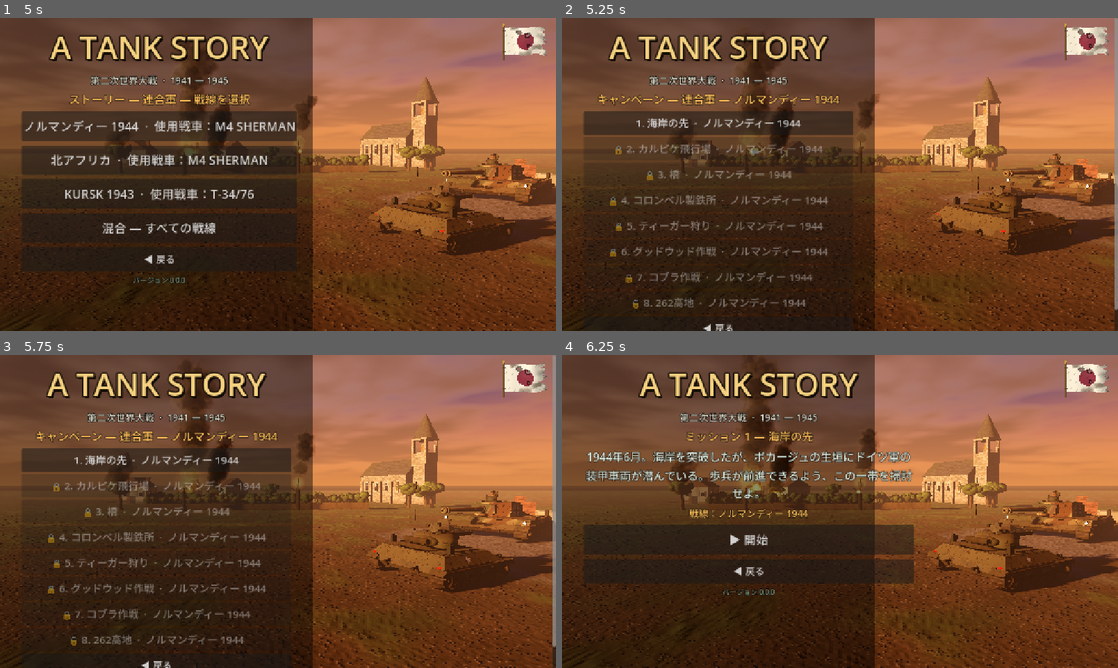
Above: before the commit, frames 1-4 (two rows, left to right).
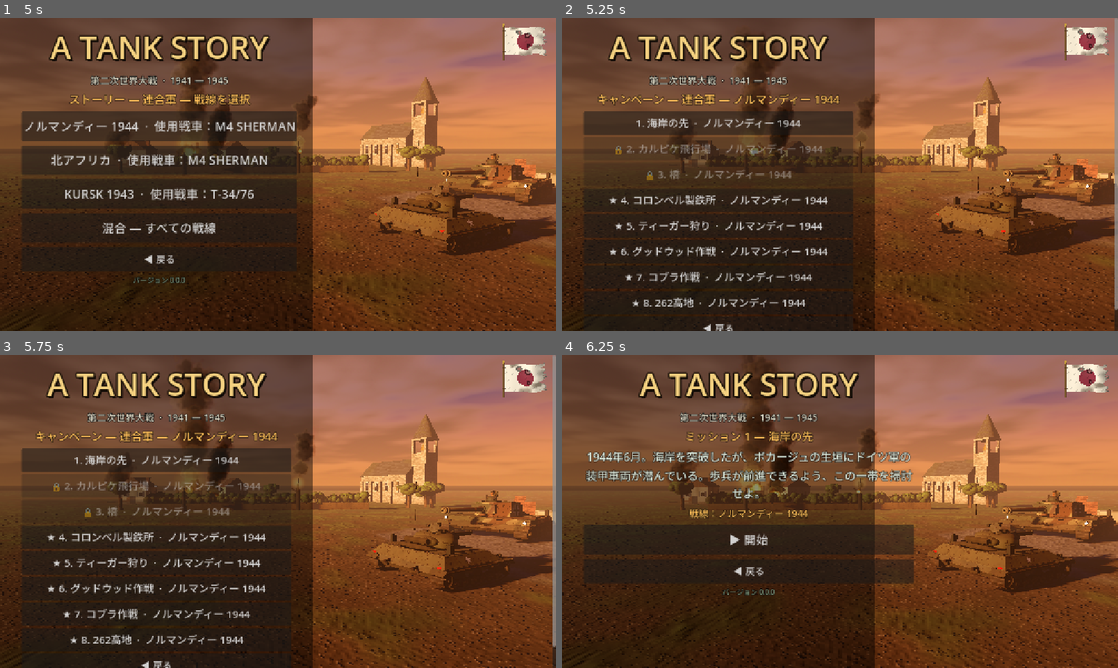
Above: after the commit, the same moments.

Repository: pabloprietorecio-afk/Tank-Ahead
Game: Godot game, scene res://levels/main_menu.tscn
Same seed, same stepped clock (60 frames per second), same inputs: the game is played once before the commit and once after it. Sound files missing from this copy of the repository are replaced by a short silence.
Inputs (mouse positions are in pixels of both pictures, inside the frame that each line leads up to):
- Up to frame 1 (5 s): click (522, 43) at 0.52 s; click (522, 43) at 1.27 s; click (522, 43) at 2.02 s; move the mouse to (400, 158) at 2.77 s; click (400, 158) at 2.92 s; click "ストーリー — ミッション付きキャンペーン" at 3.5 s; click "連合軍 — アメリカ、イギリス、ソビエト連邦" at 4.25 s
- Up to frame 2 (5.25 s): click "ノルマンディー 1944 · 使用戦車：M4 SHERMAN" at 5 s
- Up to frame 3 (5.75 s): no input
- Up to frame 4 (6.25 s): click "1. 海岸の先 · ノルマンディー 1944" at 5.75 s

Frame 1 is identical in both runs. In frame 2, 1.7% of the frame differs, in the area x 8-48%, y 56-93%; in frame 3, 1.7%; in frame 4, nothing differs.

Commit message:
Nivel premium: 3 misiones gratis por frente, pantalla premium y traducciones
Co-Authored-By: Claude Sonnet 5.5 <noreply@anthropic.com>
Claude-Session: https://claude.ai/code/session_01Fzr3mWNLsQEr98YeNPaeBC

Diff:
--- a/core/game_session.gd
+++ b/core/game_session.gd
@@ -43,6 +43,11 @@
 static func current_mission() -> Dictionary:
 	var list: Array[Dictionary] = missions()
 	return list[clampi(mission_index, 0, list.size() - 1)]
+
+
+## ¿La misión exige premium y aún no se tiene?
+static func mission_locked(index: int) -> bool:
+	return Premium.mission_locked(missions(), index)
 
 
 static func _campaign_key() -> String:
--- a/core/i18n/english_table.gd
+++ b/core/i18n/english_table.gd
@@ -435,6 +435,12 @@
 	"Tigre Real: el tanque más pesado del frente occidental.": "King Tiger: the heaviest tank on the Western Front.",
 	"Tigre Real: el tanque más pesado que entró en combate en el frente occidental, con un 88 mm larguísimo. Se fabricaron menos de 500 desde 1944.": "King Tiger: the heaviest tank to see combat on the Western Front, with a very long 88 mm gun. Fewer than 500 were built from 1944.",
 	"RADIO": "RADIO",
+	"NIVEL PREMIUM": "PREMIUM TIER",
+	"Las tres primeras misiones de cada frente son gratuitas. Hazte Premium para jugar el resto de la campaña.": "The first three missions of each front are free. Go Premium to play the rest of the campaign.",
+	"HAZTE PREMIUM": "GO PREMIUM",
+	"RESTAURAR COMPRA": "RESTORE PURCHASE",
+	"Las compras no están disponibles todavía en esta versión.": "Purchases are not available yet in this version.",
+	"SIGUIENTE MISIÓN (PREMIUM)": "NEXT MISSION (PREMIUM)",
 }
 
 ## Mismo texto en español con otro sentido: contexto → {texto: inglés}.
--- a/core/i18n/french_table.gd
+++ b/core/i18n/french_table.gd
@@ -437,6 +437,12 @@
 	"NORMAL": "NORMAL",
 	"INFERNO": "ENFER",
 	"RADIO": "RADIO",
+	"NIVEL PREMIUM": "NIVEAU PREMIUM",
+	"Las tres primeras misiones de cada frente son gratuitas. Hazte Premium para jugar el resto de la campaña.": "Les trois premières missions de chaque front sont gratuites. Passez en Premium pour jouer le reste de la campagne.",
+	"HAZTE PREMIUM": "PASSER EN PREMIUM",
+	"RESTAURAR COMPRA": "RESTAURER L'ACHAT",
+	"Las compras no están disponibles todavía en esta versión.": "Les achats ne sont pas encore disponibles dans cette version.",
+	"SIGUIENTE MISIÓN (PREMIUM)": "MISSION SUIVANTE (PREMIUM)",
 }
 
 ## Textos que en español se repiten con otro sentido (ver Loc.tc).
--- a/core/i18n/german_table.gd
+++ b/core/i18n/german_table.gd
@@ -437,6 +437,12 @@
 	"NORMAL": "NORMAL",
 	"INFERNO": "HÖLLE",
 	"RADIO": "FUNK",
+	"NIVEL PREMIUM": "PREMIUM-STUFE",
+	"Las tres primeras misiones de cada frente son gratuitas. Hazte Premium para jugar el resto de la campaña.": "Die ersten drei Missionen jeder Front sind kostenlos. Mit Premium spielst du den Rest der Kampagne.",
+	"HAZTE PREMIUM": "PREMIUM HOLEN",
+	"RESTAURAR COMPRA": "KAUF WIEDERHERSTELLEN",
+	"Las compras no están disponibles todavía en esta versión.": "Käufe sind in dieser Version noch nicht verfügbar.",
+	"SIGUIENTE MISIÓN (PREMIUM)": "NÄCHSTE MISSION (PREMIUM)",
 }
 
 ## Textos que en español se repiten con otro sentido (ver Loc.tc).
--- a/core/i18n/hindi_table.gd
+++ b/core/i18n/hindi_table.gd
@@ -437,6 +437,12 @@
 	"NORMAL": "सामान्य",
 	"INFERNO": "नर्क",
 	"RADIO": "रेडियो",
+	"NIVEL PREMIUM": "प्रीमियम स्तर",
+	"Las tres primeras misiones de cada frente son gratuitas. Hazte Premium para jugar el resto de la campaña.": "हर मोर्चे के पहले तीन मिशन मुफ़्त हैं। बाकी अभियान खेलने के लिए प्रीमियम लें।",
+	"HAZTE PREMIUM": "प्रीमियम लें",
+	"RESTAURAR COMPRA": "खरीद बहाल करें",
+	"Las compras no están disponibles todavía en esta versión.": "इस संस्करण में खरीदारी अभी उपलब्ध नहीं है।",
+	"SIGUIENTE MISIÓN (PREMIUM)": "अगला मिशन (प्रीमियम)",
 }
 
 ## Textos que en español se repiten con otro sentido (ver Loc.tc).
--- a/core/i18n/indonesian_table.gd
+++ b/core/i18n/indonesian_table.gd
@@ -437,6 +437,12 @@
 	"NORMAL": "NORMAL",
 	"INFERNO": "NERAKA",
 	"RADIO": "RADIO",
+	"NIVEL PREMIUM": "TINGKAT PREMIUM",
+	"Las tres primeras misiones de cada frente son gratuitas. Hazte Premium para jugar el resto de la campaña.": "Tiga misi pertama di setiap front gratis. Jadilah Premium untuk memainkan sisa kampanye.",
+	"HAZTE PREMIUM": "JADI PREMIUM",
+	"RESTAURAR COMPRA": "PULIHKAN PEMBELIAN",
+	"Las compras no están disponibles todavía en esta versión.": "Pembelian belum tersedia di versi ini.",
+	"SIGUIENTE MISIÓN (PREMIUM)": "MISI BERIKUTNYA (PREMIUM)",
 }
 
 ## Textos que en español se repiten con otro sentido (ver Loc.tc).
--- a/core/i18n/italian_table.gd
+++ b/core/i18n/italian_table.gd
@@ -437,6 +437,12 @@
 	"NORMAL": "NORMALE",
 	"INFERNO": "INFERNO",
 	"RADIO": "RADIO",
+	"NIVEL PREMIUM": "LIVELLO PREMIUM",
+	"Las tres primeras misiones de cada frente son gratuitas. Hazte Premium para jugar el resto de la campaña.": "Le prime tre missioni di ogni fronte sono gratuite. Passa a Premium per giocare il resto della campagna.",
+	"HAZTE PREMIUM": "PASSA A PREMIUM",
+	"RESTAURAR COMPRA": "RIPRISTINA ACQUISTO",
+	"Las compras no están disponibles todavía en esta versión.": "Gli acquisti non sono ancora disponibili in questa versione.",
+	"SIGUIENTE MISIÓN (PREMIUM)": "MISSIONE SUCCESSIVA (PREMIUM)",
 }
 
 ## Textos que en español se repiten con otro sentido (ver Loc.tc).
--- a/core/i18n/japanese_table.gd
+++ b/core/i18n/japanese_table.gd
@@ -437,6 +437,12 @@
 	"NORMAL": "通常",
 	"INFERNO": "地獄",
 	"RADIO": "無線",
+	"NIVEL PREMIUM": "プレミアム",
+	"Las tres primeras misiones de cada frente son gratuitas. Hazte Premium para jugar el resto de la campaña.": "各戦線の最初の3ミッションは無料です。プレミアムにすると、キャンペーンの残りをプレイできます。",
+	"HAZTE PREMIUM": "プレミアムにする",
+	"RESTAURAR COMPRA": "プレミアムを再確認",
+	"Las compras no están disponibles todavía en esta versión.": "このバージョンでは、まだプレミアムを利用できません。",
+	"SIGUIENTE MISIÓN (PREMIUM)": "次のミッション(プレミアム)",
 }
 
 ## Textos que en español se repiten con otro sentido (ver Loc.tc).
--- a/core/i18n/portuguese_table.gd
+++ b/core/i18n/portuguese_table.gd
@@ -437,6 +437,12 @@
 	"NORMAL": "NORMAL",
 	"INFERNO": "INFERNO",
 	"RADIO": "RÁDIO",
+	"NIVEL PREMIUM": "NÍVEL PREMIUM",
+	"Las tres primeras misiones de cada frente son gratuitas. Hazte Premium para jugar el resto de la campaña.": "As três primeiras missões de cada frente são gratuitas. Seja Premium para jogar o resto da campanha.",
+	"HAZTE PREMIUM": "SEJA PREMIUM",
+	"RESTAURAR COMPRA": "RESTAURAR COMPRA",
+	"Las compras no están disponibles todavía en esta versión.": "As compras ainda não estão disponíveis nesta versão.",
+	"SIGUIENTE MISIÓN (PREMIUM)": "PRÓXIMA MISSÃO (PREMIUM)",
 }
 
 ## Textos que en español se repiten con otro sentido (ver Loc.tc).
--- a/core/i18n/russian_table.gd
+++ b/core/i18n/russian_table.gd
@@ -437,6 +437,12 @@
 	"NORMAL": "ОБЫЧНО",
 	"INFERNO": "АД",
 	"RADIO": "РАЦИЯ",
+	"NIVEL PREMIUM": "УРОВЕНЬ PREMIUM",
+	"Las tres primeras misiones de cada frente son gratuitas. Hazte Premium para jugar el resto de la campaña.": "Первые три миссии каждого фронта бесплатны. Оформите Premium, чтобы пройти остальную кампанию.",
+	"HAZTE PREMIUM": "ПОЛУЧИТЬ PREMIUM",
+	"RESTAURAR COMPRA": "ВОССТАНОВИТЬ ПОКУПКУ",
+	"Las compras no están disponibles todavía en esta versión.": "Покупки в этой версии пока недоступны.",
+	"SIGUIENTE MISIÓN (PREMIUM)": "СЛЕДУЮЩАЯ МИССИЯ (PREMIUM)",
 }
 
 ## Textos que en español se repiten con otro sentido (ver Loc.tc).
--- /dev/null
+++ b/core/premium.gd
@@ -0,0 +1,51 @@
+class_name Premium
+extends RefCounted
+## Nivel premium. En el modo historia, las tres primeras misiones de cada frente son gratuitas
+## y el resto exige premium. Supervivencia, captura la bandera, tutorial y fichas históricas
+## siguen libres. En la mezcla cuenta el frente de cada misión (3 + 3 + 3 gratuitas de 24).
+##
+## La compra real (Google Play Billing) todavía no está conectada: cuando lo esté, debe llamar a
+## set_premium(true) al confirmar la compra y volver a consultar las compras al abrir el juego
+## (set_premium(false) si ya no consta), porque este valor guardado solo es una caché.
+
+const FREE_MISSIONS_PER_FRONT: int = 3
+## Interruptor general: con false todo el juego queda abierto.
+const PAYWALL_ENABLED: bool = true
+const PATH: String = "user://premium.cfg"
+
+
+static func is_premium() -> bool:
+	var cfg := ConfigFile.new()
+	cfg.load(PATH)
+	return cfg.get_value("premium", "active", false)
+
+
+static func set_premium(active: bool) -> void:
+	var cfg := ConfigFile.new()
+	cfg.load(PATH)
+	cfg.set_value("premium", "active", active)
+	cfg.save(PATH)
+
+
+## ¿Se pueden comprar ya? (Pendiente de conectar con Google Play Billing.)
+static func billing_available() -> bool:
+	return false
+
+
+## Solo en compilaciones de depuración (APK de pruebas): permite probar el flujo sin comprar.
+static func debug_toggle_available() -> bool:
+	return OS.is_debug_build()
+
+
+## ¿La misión es de las gratuitas? Cuenta cuántas misiones del mismo frente van antes en la lista.
+static func mission_is_free(missions: Array[Dictionary], index: int) -> bool:
+	var front: int = missions[index]["front"]
+	var before: int = 0
+	for i in index:
+		if missions[i]["front"] == front:
+			before += 1
+	return before < FREE_MISSIONS_PER_FRONT
+
+
+static func mission_locked(missions: Array[Dictionary], index: int) -> bool:
+	return PAYWALL_ENABLED and not mission_is_free(missions, index) and not is_premium()
--- a/levels/main_menu.gd
+++ b/levels/main_menu.gd
@@ -98,6 +98,9 @@
 	if page == "story":
 		# Viene del final del tutorial: directo a la campaña (falta elegir bando y frente).
 		_choose_mode(GameSession.Mode.STORY)
+	elif page == "premium":
+		# Viene del final de una misión cuya siguiente exige premium.
+		_page_premium()
 	elif not GameSession.tutorial_offered():
 		_page_tutorial_offer()
 	else:
@@ -476,13 +479,54 @@
 	var list: Array[Dictionary] = GameSession.missions()
 	for i in list.size():
 		var mission: Dictionary = list[i]
+		var premium_locked: bool = GameSession.mission_locked(i)
 		var unlocked: bool = i <= done
 		var mark: String = "✔ " if i < done else ("" if unlocked else "🔒 ")
-		_button("%s%d. %s  ·  %s" % [mark, i + 1, Loc.t(mission["title"]), Loc.t(Fronts.NAMES[mission["front"]])], _page_briefing.bind(i), unlocked)
+		if premium_locked:
+			mark = "★ "
+		var title: String = "%s%d. %s  ·  %s" % [mark, i + 1, Loc.t(mission["title"]), Loc.t(Fronts.NAMES[mission["front"]])]
+		# Las de premium se pueden tocar siempre: llevan a la pantalla que explica el nivel premium.
+		_button(title, _page_premium.bind(i) if premium_locked else _page_briefing.bind(i), unlocked or premium_locked)
 	_back(_page_front)
 
 
+## Pantalla del nivel premium (se llega al tocar una misión de pago o al acabar la anterior).
+func _page_premium(index: int = -1) -> void:
+	if index >= 0:
+		GameSession.mission_index = index
+	_clear(Loc.t("NIVEL PREMIUM"))
+	var text := _label(Loc.t("Las tres primeras misiones de cada frente son gratuitas. Hazte Premium para jugar el resto de la campaña."), 26, Color(0.85, 0.9, 0.85))
+	text.autowrap_mode = TextServer.AUTOWRAP_WORD_SMART
+	text.custom_minimum_size = Vector2(760.0, 0.0)
+	_content.add_child(text)
+	if Premium.is_premium():
+		# Ya es premium (por ejemplo, desde el botón de pruebas): vuelve a la campaña.
+		_page_missions()
+		return
+	_button(Loc.t("HAZTE PREMIUM"), _buy_premium, true, TINT_PLAY)
+	_button(Loc.t("RESTAURAR COMPRA"), _buy_premium)
+	if not Premium.billing_available():
+		var note := _label(Loc.t("Las compras no están disponibles todavía en esta versión."), 20, AMBER)
+		note.autowrap_mode = TextServer.AUTOWRAP_WORD_SMART
+		note.custom_minimum_size = Vector2(760.0, 0.0)
+		_content.add_child(note)
+	if Premium.debug_toggle_available():
+		_button("[PRUEBAS] Activar premium", func() -> void:
+			Premium.set_premium(true)
+			_page_missions())
+	_back(_page_missions)
+
+
+func _buy_premium() -> void:
+	if not Premium.billing_available():
+		return
+	# Aquí irá la compra con Google Play Billing; al confirmarla: Premium.set_premium(true).
+
+
 func _page_briefing(index: int) -> void:
+	if GameSession.mission_locked(index):
+		_page_premium(index)
+		return
 	GameSession.mission_index = index
 	var mission: Dictionary = GameSession.current_mission()
 	_clear(Loc.t("MISIÓN %d — %s") % [index + 1, Loc.t(mission["title"])])
--- a/tools/verify/shots.gd
+++ b/tools/verify/shots.gd
@@ -566,6 +566,22 @@
 					if not mission["type"] in ["assault", "destroy", "sabotage", "defend", "boss", "liberate", "breakthrough"]:
 						push_error("Tipo de misión desconocido: %s" % mission["type"])
 		print("CAMPAIGN OK ", total)
+		# Premium: en cada campaña, exactamente tres misiones gratuitas por frente.
+		var bad_premium: int = 0
+		for faction in 2:
+			for choice in 4:
+				var list: Array[Dictionary] = Campaign.missions(faction, choice)
+				var free_per_front: Dictionary = {}
+				for i in list.size():
+					if Premium.mission_is_free(list, i):
+						free_per_front[list[i]["front"]] = free_per_front.get(list[i]["front"], 0) + 1
+				var fronts: int = 3 if choice == GameSession.FRONT_MIXED else 1
+				if free_per_front.size() != fronts:
+					bad_premium += 1
+				for front in free_per_front:
+					if free_per_front[front] != Premium.FREE_MISSIONS_PER_FRONT:
+						bad_premium += 1
+		print("PREMIUM RESULT campañas con un reparto de gratuitas incorrecto: ", bad_premium)
 
 	## Arranca una misión de la campaña y la deja correr unos segundos.
 	func _story(faction: int, front: int, index: int) -> void:
--- a/ui/hud/hud.gd
+++ b/ui/hud/hud.gd
@@ -391,10 +391,15 @@
 	info.add_theme_font_size_override("font_size", 24)
 	box.add_child(info)
 	if victory and director is StoryMode and (director as StoryMode).has_next_mission():
-		var next := _button(Loc.t("SIGUIENTE MISIÓN"))
+		var next_locked: bool = GameSession.mission_locked(GameSession.mission_index + 1)
+		var next := _button(Loc.t("SIGUIENTE MISIÓN (PREMIUM)") if next_locked else Loc.t("SIGUIENTE MISIÓN"))
 		next.pressed.connect(func() -> void:
 			GameSession.mission_index += 1
-			_restart())
+			if next_locked:
+				GameSession.menu_page = "premium"
+				_to_menu()
+			else:
+				_restart())
 		box.add_child(next)
 	var retry := _button(Loc.t("REINTENTAR") if not victory else Loc.t("JUGAR OTRA VEZ"))
 	retry.pressed.connect(_restart)
